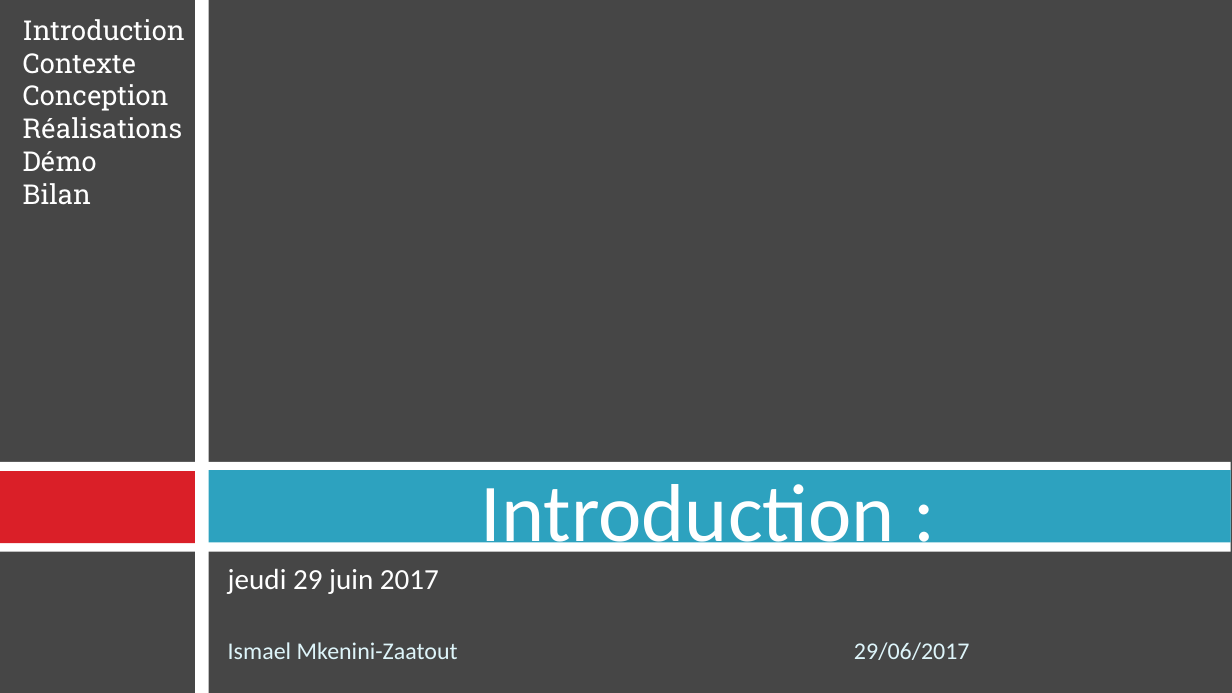
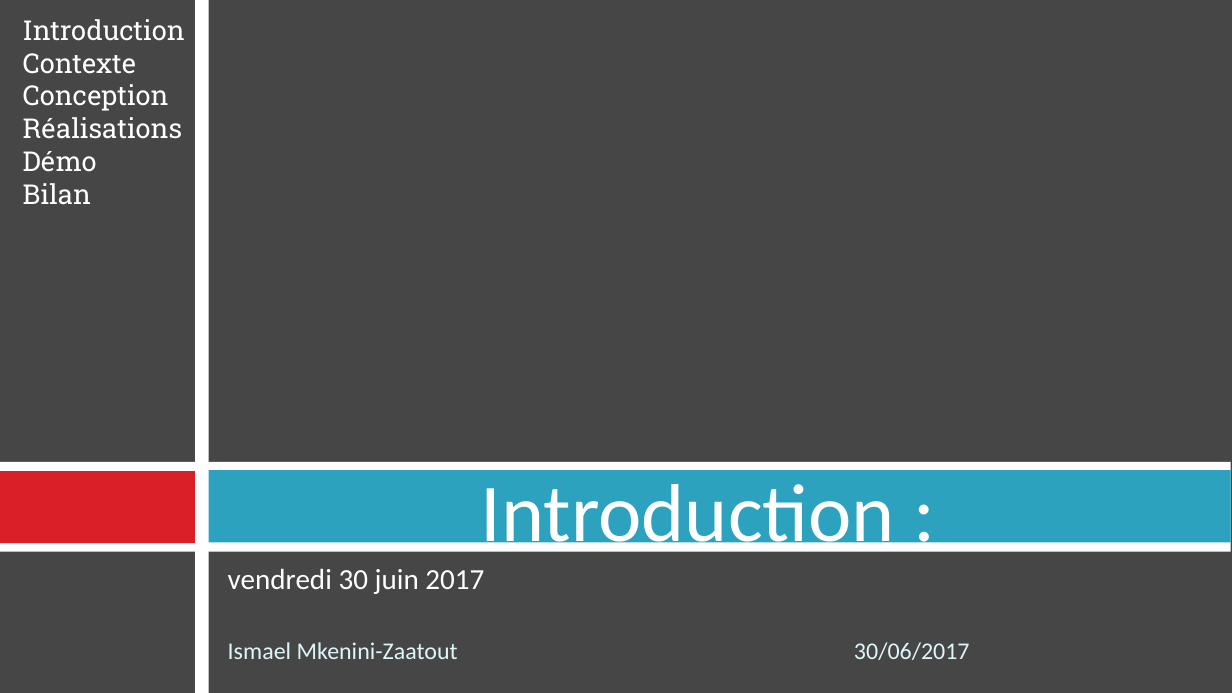
Before and after one commit to MkeniniZaatout/Projet-Stage, a slide deck: slide 6 of doc/Présentation pour SOUTENANCE DE STAGE 2016-2017.pptx. Drawn at 1232x693 pixels with LibreOffice and Linux fonts; fonts in the diff are those of the drawing; background and template pictures are left out. Boxes give left, top, right and bottom in pixels: in the first picture for what was removed or moved away, otherwise in the second. Text is boxed around its words. In the diff, an @@ line names an element or a change of style, - is before the commit and + after.

```diff
--- a/doc/Présentation pour SOUTENANCE DE STAGE 2016-2017.pptx
+++ b/doc/Présentation pour SOUTENANCE DE STAGE 2016-2017.pptx
@@ text at box(228, 569, 484, 594): text changed @@
-jeudi 29 juin 2017
+vendredi 30 juin 2017
@@ text at box(854, 642, 970, 660): text changed @@
-29/06/2017
+30/06/2017
```
Also in this commit, not shown: 7 other slides changed, 1 other file.
